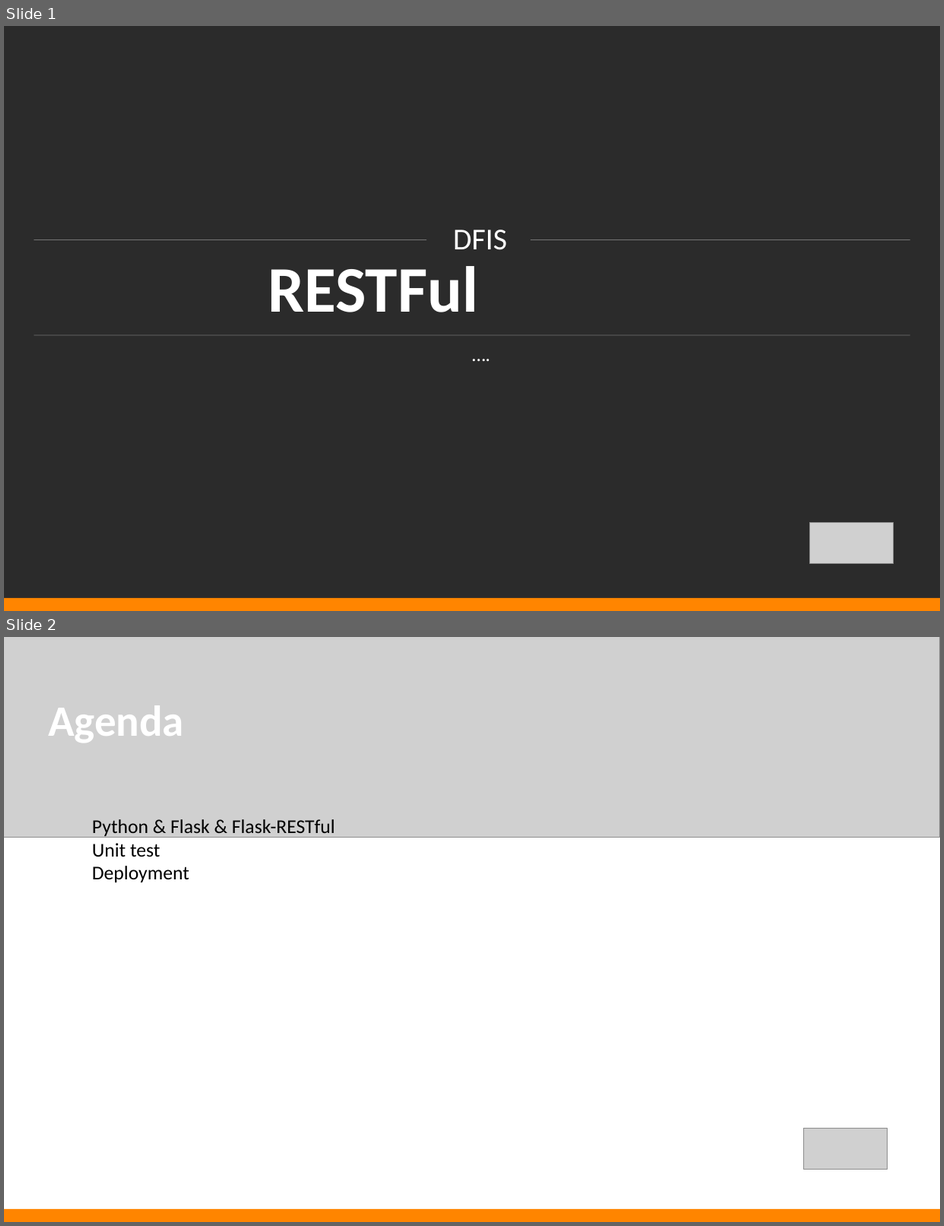
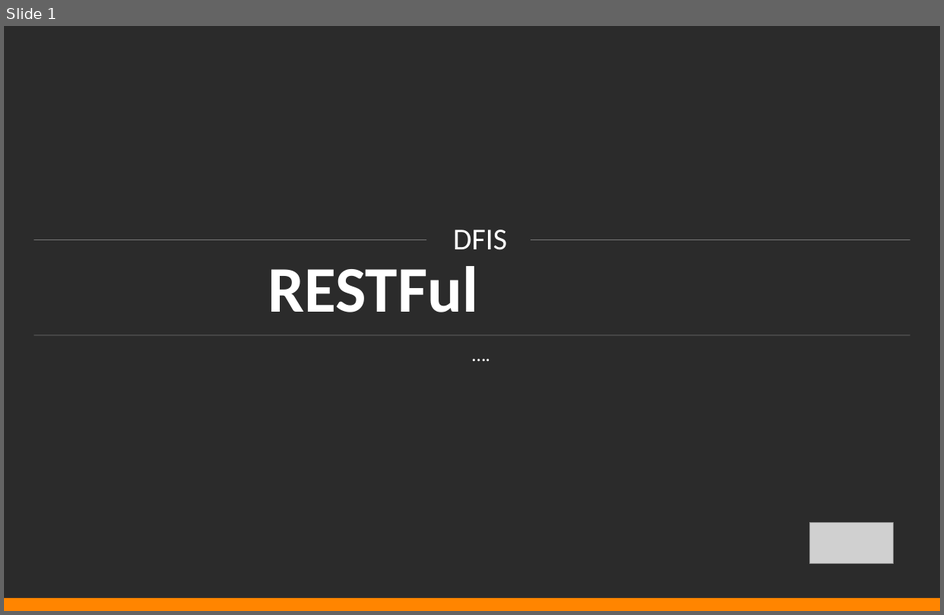
Before and after one commit to by46/mnemosyne, a slide deck: ppt/restful.ppt. Shown one above the other, each under a label of ours: slides 1 and 2 before the commit, slide 1 after it. The pictures are 944x1226 and 944x615 pixels, drawn with LibreOffice and Linux fonts; fonts in the diff are those of the drawing; grey boxes stand for pictures; background and template pictures are left out; a plain dark background stands for a picture behind light text. Boxes give left, top, right and bottom in pixels: in the first picture for what was removed or moved away, otherwise in the second. Text is boxed around its words. In the diff, an @@ line names an element or a change of style, - is before the commit and + after.

```diff
--- a/ppt/restful.ppt
+++ b/ppt/restful.ppt
@@ slide 2 removed at (4,637,940,1222), background #FFFFFF @@
@@ picture removed at (4,637,940,838) @@
@@ text removed at (48,705,184,743) @@
-Agenda
@@ text removed at (92,819,335,882) @@
-Python & Flask & Flask-RESTful
-Unit test
-Deployment
@@ picture removed at (804,1129,887,1170) @@
@@ rectangle removed at (4,1209,940,1222) @@
```
Also in this commit, not shown: 1 slide changed, 5 slides added, 2 other slides removed.
